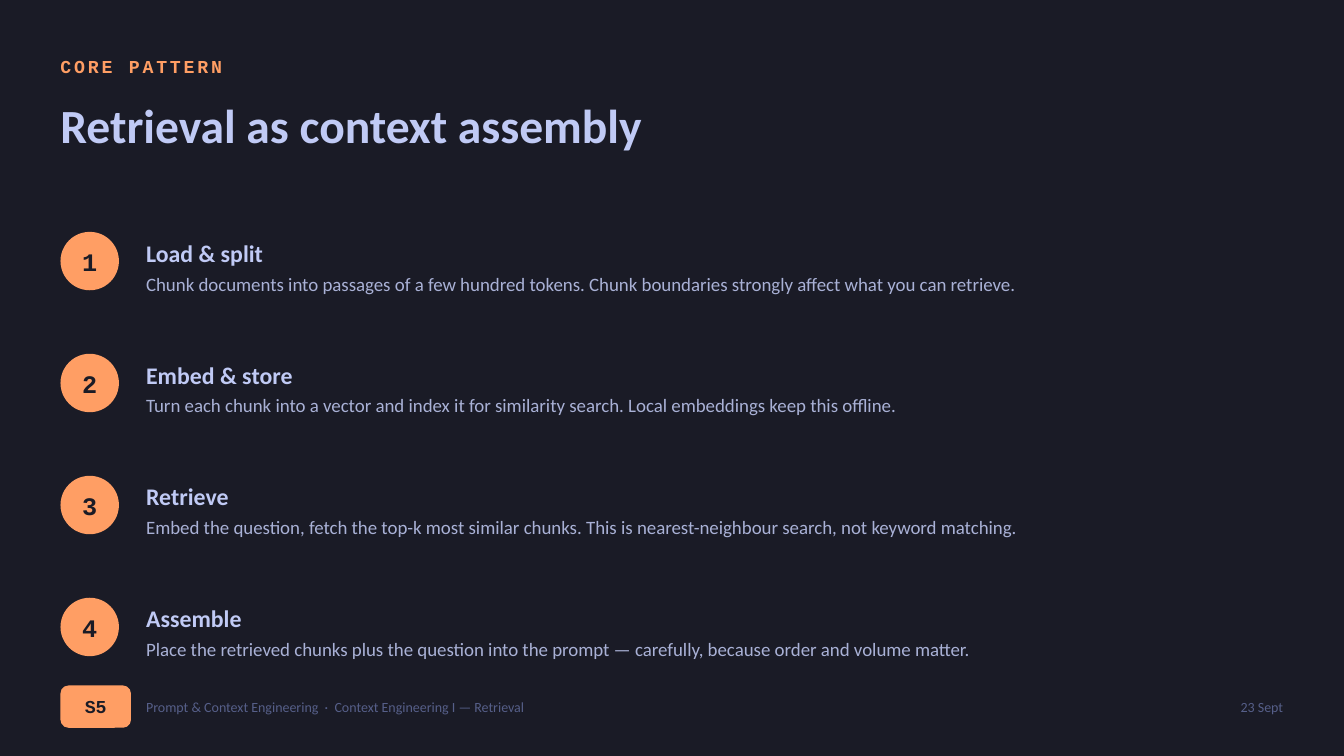
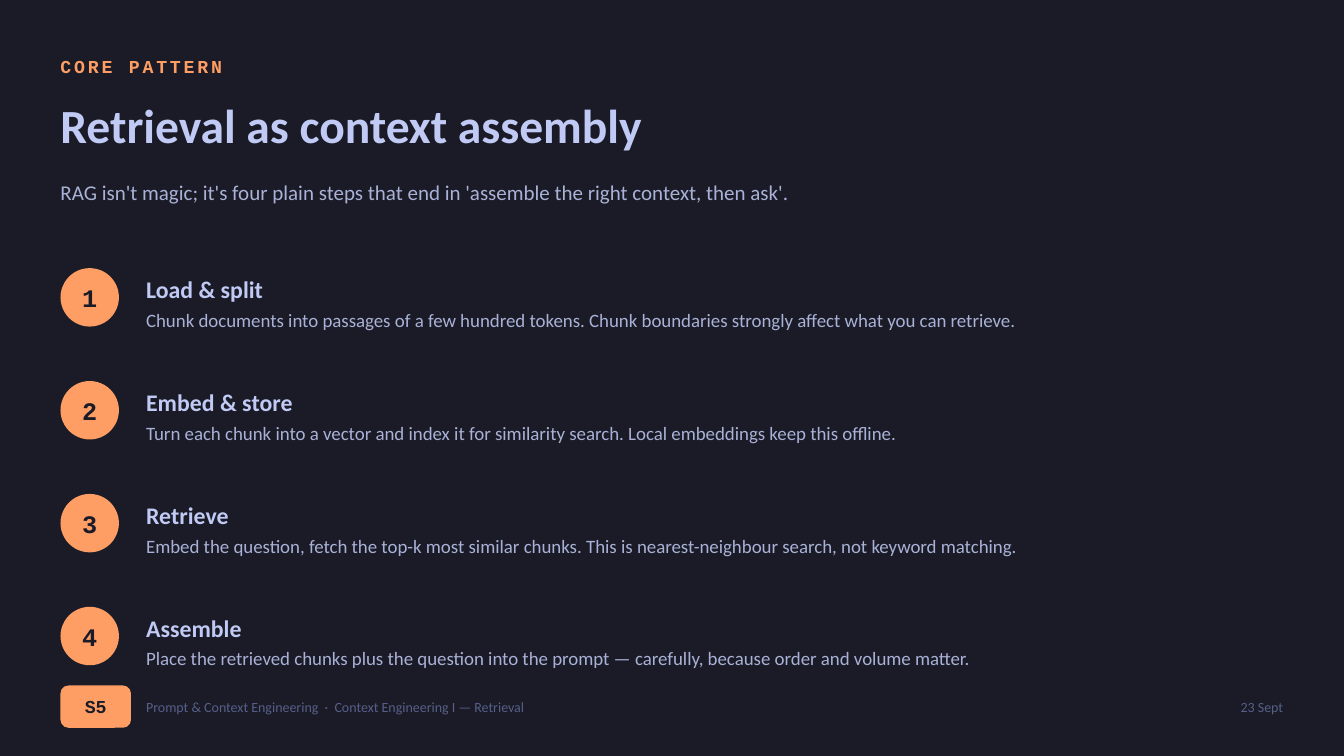
Before and after one commit to sduprey/langchain_courses, a slide deck: slide 5 of prompt-engineering-course/prompt_engineering_presentation_support/PE_S5_context-retrieval.pptx. Drawn at 1344x756 pixels with LibreOffice and Linux fonts; fonts in the diff are those of the drawing. Boxes give left, top, right and bottom in pixels: in the first picture for what was removed or moved away, otherwise in the second. Text is boxed around its words. In the diff, an @@ line names an element or a change of style, - is before the commit and + after.

```diff
--- a/prompt-engineering-course/prompt_engineering_presentation_support/PE_S5_context-retrieval.pptx
+++ b/prompt-engineering-course/prompt_engineering_presentation_support/PE_S5_context-retrieval.pptx
@@ text added at [60, 185, 788, 204], 15 pt, text #A9B1D6 @@
+RAG isn't magic; it's four plain steps that end in 'assemble the right context, then ask'.
@@ 2 texts, 1 ellipse: place and size @@
-2 texts, 1 ellipse at [60, 232, 263, 290]
+2 texts, 1 ellipse at [60, 268, 263, 327]
@@ text "Chunk documents into passages of ...": place and size @@
-text "Chunk documents into passages of ..." at [146, 278, 1015, 294]
+text "Chunk documents into passages of ..." at [146, 314, 1015, 330]
@@ 2 texts, 1 ellipse: place and size @@
-2 texts, 1 ellipse at [60, 354, 292, 412]
+2 texts, 1 ellipse at [60, 381, 292, 440]
@@ text "Turn each chunk into a ...": place and size @@
-text "Turn each chunk into a ..." at [146, 399, 895, 415]
+text "Turn each chunk into a ..." at [146, 427, 895, 443]
@@ 2 texts, 1 ellipse: place and size @@
-2 texts, 1 ellipse at [60, 476, 228, 534]
+2 texts, 1 ellipse at [60, 494, 228, 553]
@@ text "Embed the question, fetch the ...": place and size @@
-text "Embed the question, fetch the ..." at [146, 521, 1017, 537]
+text "Embed the question, fetch the ..." at [146, 540, 1017, 556]
@@ 2 texts, 1 ellipse: place and size @@
-2 texts, 1 ellipse at [60, 598, 241, 656]
+2 texts, 1 ellipse at [60, 607, 241, 665]
@@ text "Place the retrieved chunks plus ...": place and size @@
-text "Place the retrieved chunks plus ..." at [146, 643, 969, 659]
+text "Place the retrieved chunks plus ..." at [146, 652, 969, 668]
```
Also in this commit, not shown: 6 other slides changed, 18 other files.
